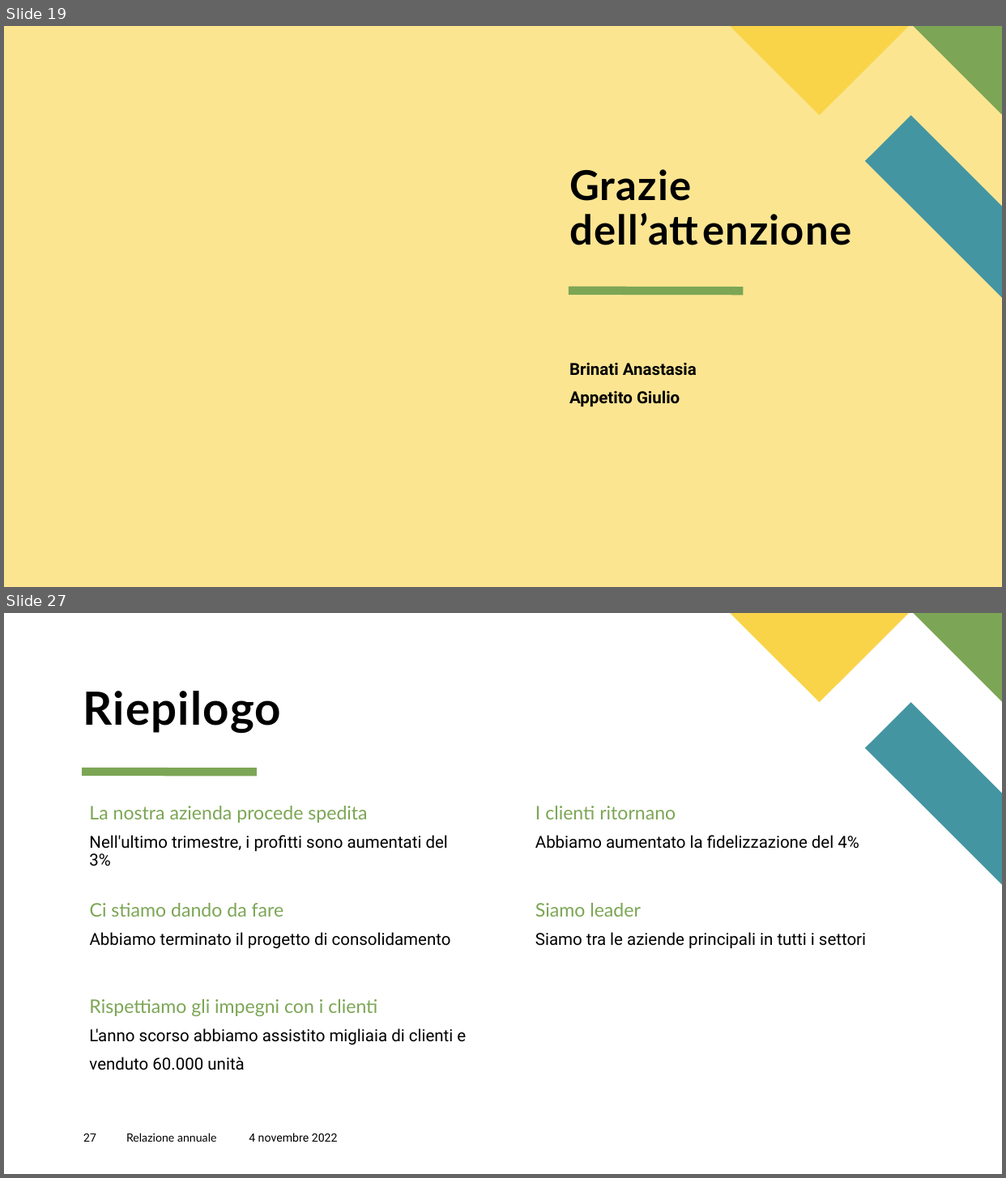
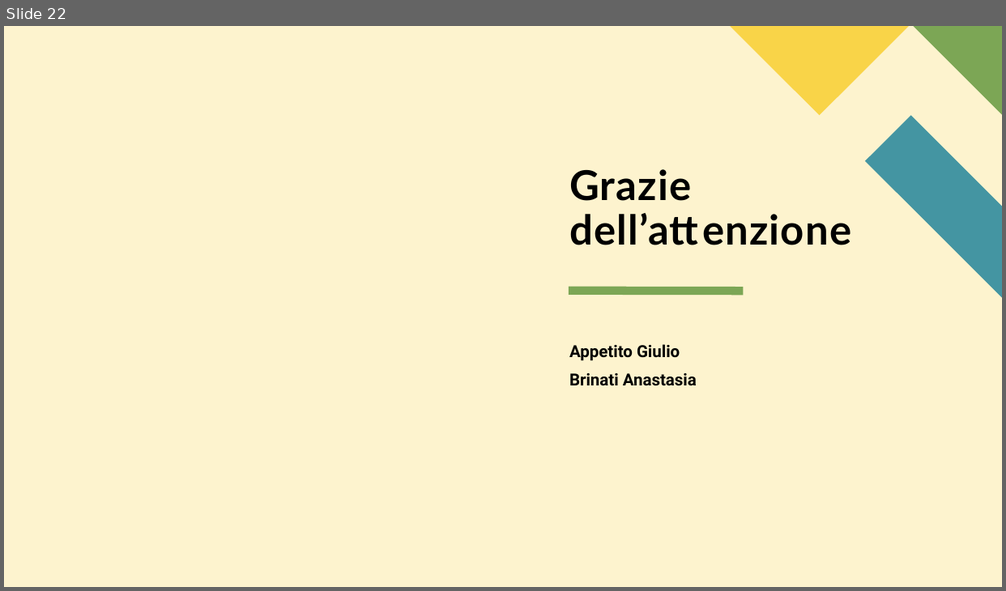
Before and after one commit to GiulioAppetito/Progetto-AMOD-21-22, a slide deck: Presentazione Progetto AMOD.pptx. Shown one above the other, each under a label of ours: slides 19 and 27 before the commit, slide 22 after it; the slides between them are not shown. The pictures are 1006x1178 and 1006x591 pixels, drawn with LibreOffice and Linux fonts; fonts in the diff are those of the drawing. Boxes give left, top, right and bottom in pixels: in the first picture for what was removed or moved away, otherwise in the second. Text is boxed around its words. In the diff, an @@ line names an element or a change of style, - is before the commit and + after.

```diff
--- a/Presentazione Progetto AMOD.pptx
+++ b/Presentazione Progetto AMOD.pptx
@@ slide 27 removed at (x1=4, y1=613, x2=1002, y2=1174), background #FFFFFF; not listed: 3 template elements that a slide beside it also shows @@
@@ title removed at (x1=83, y1=691, x2=281, y2=734) @@
-Riepilogo
@@ line removed from (82, 772) to (257, 772) @@
@@ text removed at (x1=89, y1=806, x2=367, y2=823) @@
-La nostra azienda procede spedita
@@ text removed at (x1=535, y1=806, x2=675, y2=820) @@
-I clienti ritornano
@@ text removed at (x1=89, y1=835, x2=448, y2=867) @@
-Nell'ultimo trimestre, i profitti sono aumentati del 3%
@@ text removed at (x1=535, y1=835, x2=859, y2=849) @@
-Abbiamo aumentato la fidelizzazione del 4%
@@ text removed at (x1=90, y1=903, x2=284, y2=917) @@
-Ci stiamo dando da fare
@@ text removed at (x1=535, y1=903, x2=641, y2=917) @@
-Siamo leader
@@ text removed at (x1=90, y1=932, x2=451, y2=949) @@
-Abbiamo terminato il progetto di consolidamento
@@ text removed at (x1=535, y1=932, x2=866, y2=949) @@
-Siamo tra le aziende principali in tutti i settori
@@ text removed at (x1=89, y1=999, x2=377, y2=1016) @@
-Rispettiamo gli impegni con i clienti
@@ text removed at (x1=89, y1=1029, x2=466, y2=1071) @@
-L'anno scorso abbiamo assistito migliaia di clienti e
-venduto 60.000 unità
@@ page number removed at (x1=83, y1=1134, x2=96, y2=1142) @@
-27
@@ text removed at (x1=126, y1=1133, x2=216, y2=1142) @@
-Relazione annuale
@@ text removed at (x1=249, y1=1133, x2=338, y2=1142) @@
-4 novembre 2022
@@ what was slide 19 is now slide 22 @@
@@ slide 22 changed as well @@
@@ background #FBE591 to #FDF3CE @@
@@ text at (x1=569, y1=344, x2=680, y2=361): paragraph added @@
+Appetito Giulio
@@ text at (x1=569, y1=390, x2=680, y2=408): paragraph removed @@
-Appetito Giulio
```
Also in this commit, not shown: 17 other slides changed, 4 slides added, 8 other slides removed.
